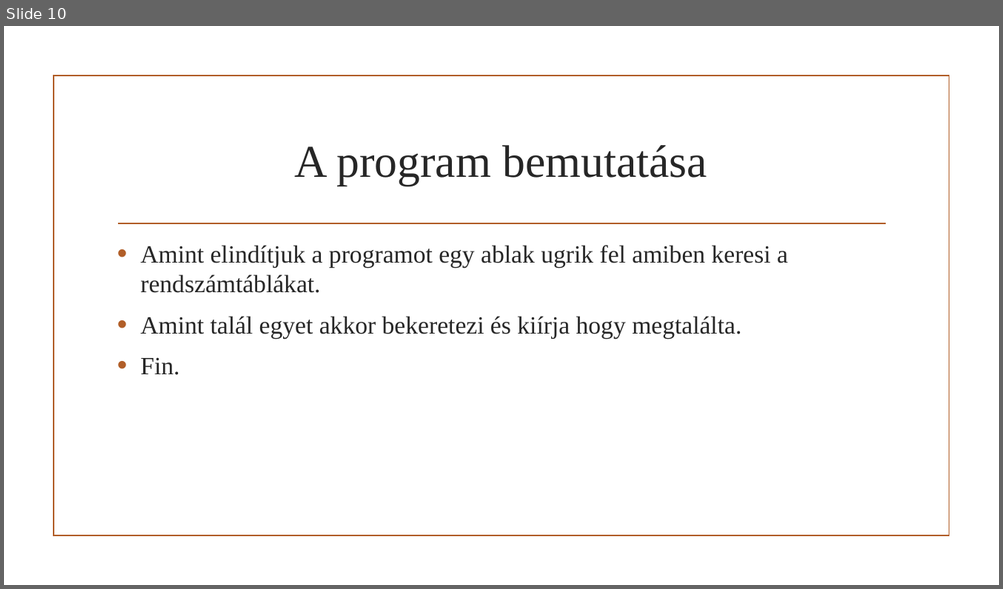
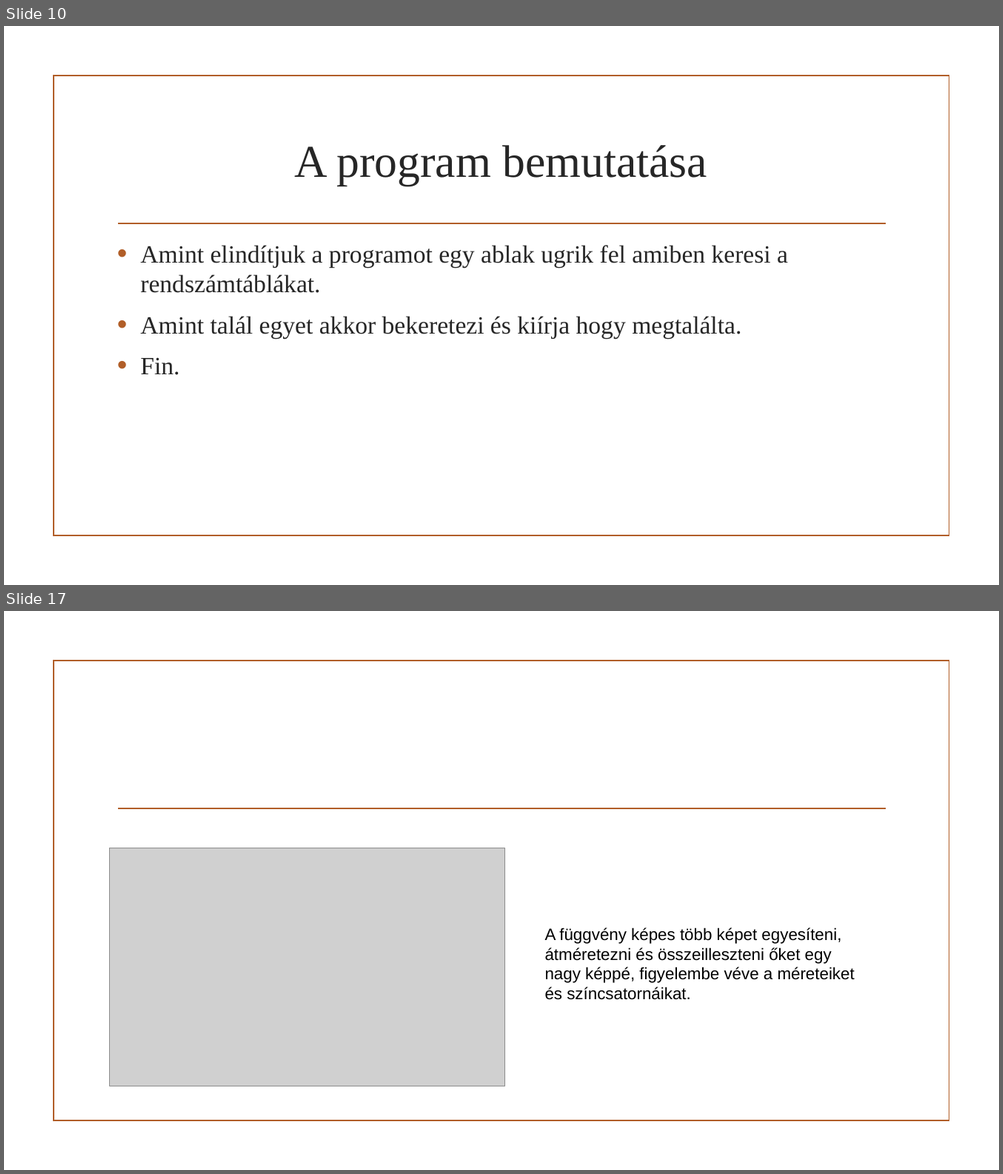
Before and after one commit to MolnarMark-HUN/Project, a slide deck: Projekt prezi.pptx. Shown one above the other, each under a label of ours: slide 10 before the commit, slides 10 and 17 after it; the slides between them are not shown. The pictures are 1003x589 and 1003x1174 pixels, drawn with LibreOffice and Linux fonts; fonts in the diff are those of the drawing; grey boxes stand for pictures; background and template pictures are left out. Boxes give left, top, right and bottom in pixels: in the first picture for what was removed or moved away, otherwise in the second. Text is boxed around its words. In the diff, an @@ line names an element or a change of style, - is before the commit and + after.

```diff
--- a/Projekt prezi.pptx
+++ b/Projekt prezi.pptx
@@ slide 17 added at [4, 611, 999, 1170], background picture (left out); not listed: 2 template elements that a slide beside it also shows @@
@@ picture added at [110, 849, 505, 1087] @@
@@ text added at [545, 928, 854, 1000], 16 pt, text #000000 @@
+A függvény képes több képet egyesíteni, átméretezni és összeilleszteni őket egy nagy képpé, figyelembe véve a méreteiket és színcsatornáikat.
```
Also in this commit, not shown: 7 slides changed, 8 other slides added.
